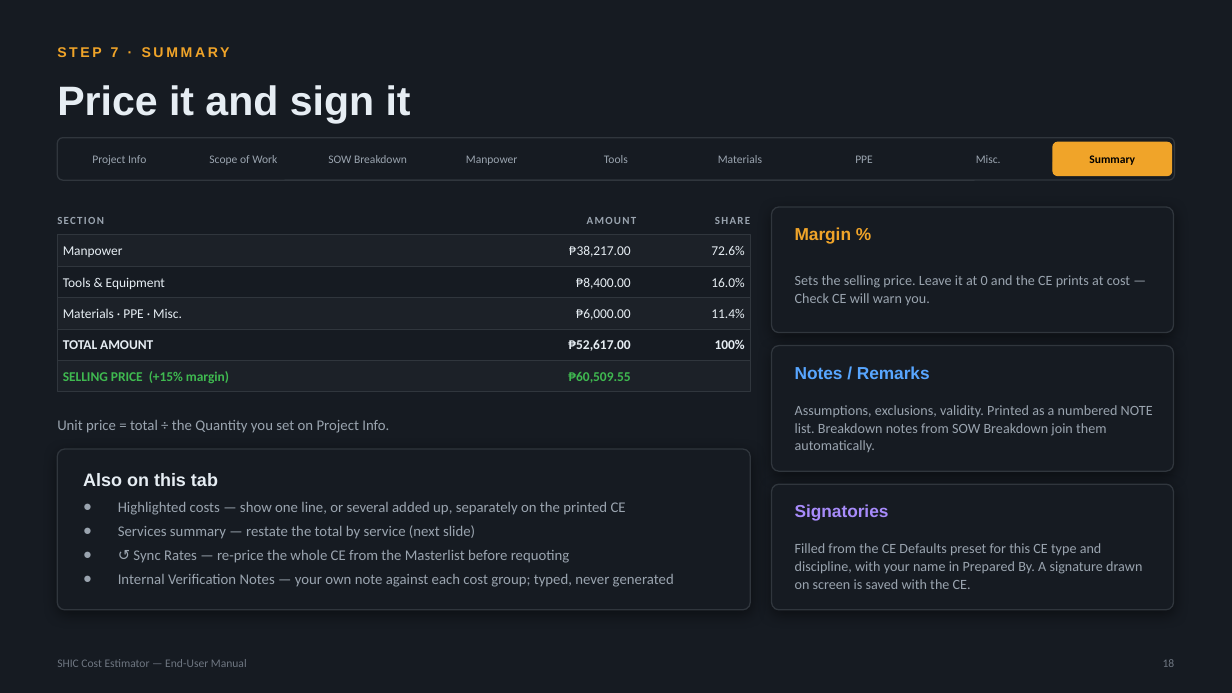
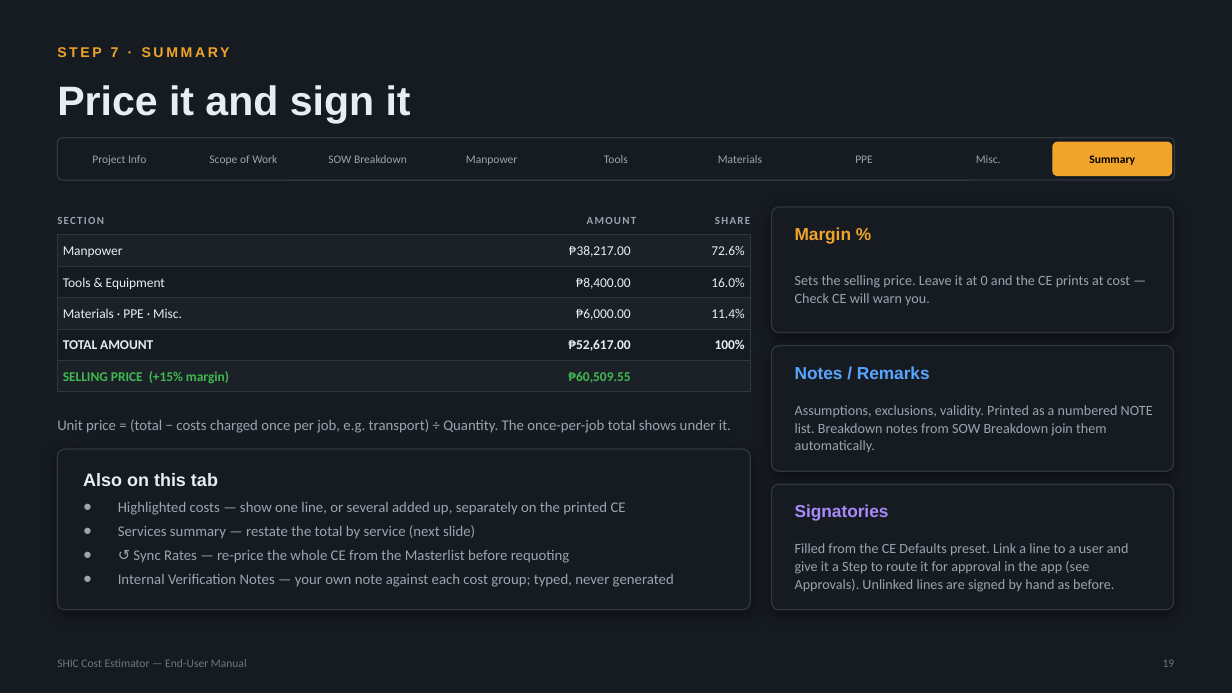
Before and after one commit to SYNERCORE/CostEstimation, a slide deck: slide 19 of docs/SHIC-Cost-Estimator-User-Manual.pptx (slide 18 before the commit). Drawn at 1232x693 pixels with LibreOffice and Linux fonts; fonts in the diff are those of the drawing. Boxes give left, top, right and bottom in pixels: in the first picture for what was removed or moved away, otherwise in the second. Text is boxed around its words. In the diff, an @@ line names an element or a change of style, - is before the commit and + after.

```diff
--- a/docs/SHIC-Cost-Estimator-User-Manual.pptx
+++ b/docs/SHIC-Cost-Estimator-User-Manual.pptx
@@ text at [57,419,731,433]: text changed @@
-Unit price = total ÷ the Quantity you set on Project Info.
+Unit price = (total − costs charged once per job, e.g. transport) ÷ Quantity. The once-per-job total shows under it.
@@ text at [795,543,1129,592]: text changed @@
-Filled from the CE Defaults preset for this CE type and discipline, with your name in Prepared By. A signature drawn on screen is saved with the CE.
+Filled from the CE Defaults preset. Link a line to a user and give it a Step to route it for approval in the app (see Approvals). Unlinked lines are signed by hand as before.
```
Also in this commit, not shown: 26 other slides changed, 2 slides added.
